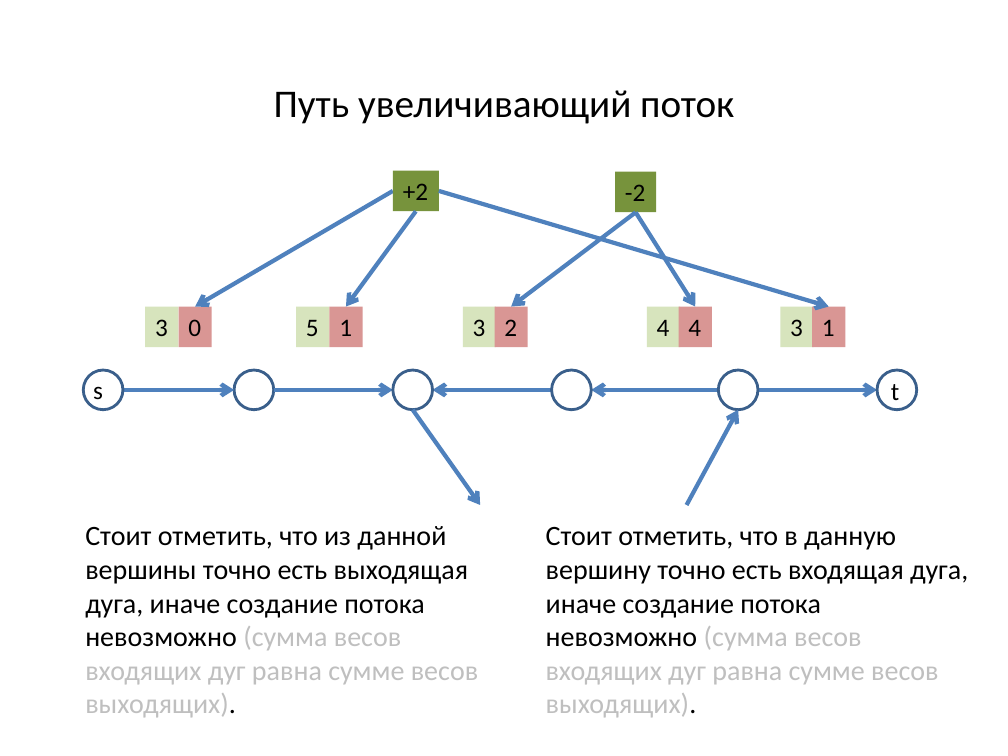
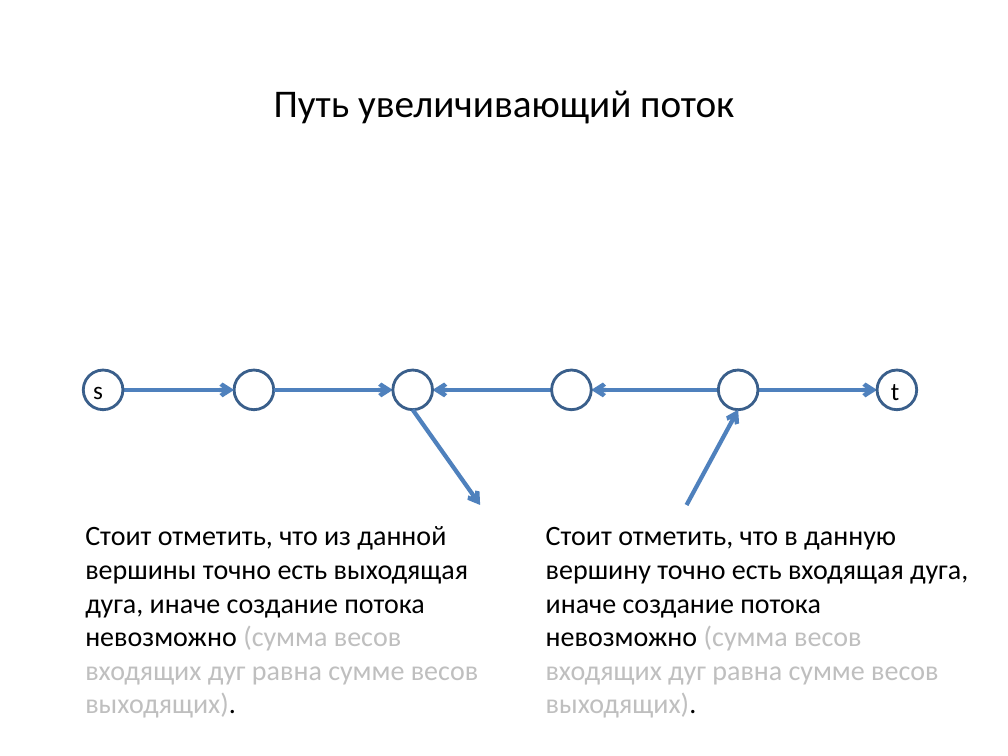
Before and after one commit to SteinbergOB/ANG, a slide deck: slide 66 of Презентации/Лекция 4.pptx (slide 58 before the commit). Drawn at 1008x756 pixels with LibreOffice and Linux fonts; fonts in the diff are those of the drawing. Boxes give left, top, right and bottom in pixels: in the first picture for what was removed or moved away, otherwise in the second. Text is boxed around its words. In the diff, an @@ line names an element or a change of style, - is before the commit and + after.

```diff
--- a/Презентации/Лекция 4.pptx
+++ b/Презентации/Лекция 4.pptx
@@ rectangle removed at [393,170,439,211] @@
-+2
@@ rectangle removed at [615,171,656,212] @@
--2
@@ arrow removed from (393, 191) to (196, 306) @@
@@ arrow removed from (438, 191) to (829, 306) @@
@@ arrow removed from (416, 212) to (346, 306) @@
@@ arrow removed from (636, 213) to (511, 306) @@
@@ arrow removed from (636, 213) to (696, 306) @@
@@ rectangle removed at [145,306,178,347] @@
-3
@@ rectangle removed at [178,306,212,347] @@
-0
@@ rectangle removed at [296,306,330,347] @@
-5
@@ rectangle removed at [330,306,363,347] @@
-1
@@ rectangle removed at [463,306,496,347] @@
-3
@@ rectangle removed at [495,306,528,347] @@
-2
@@ rectangle removed at [647,306,680,347] @@
-4
@@ rectangle removed at [678,306,712,347] @@
-4
@@ rectangle removed at [780,306,813,347] @@
-3
@@ rectangle removed at [812,306,846,347] @@
-1
```
Also in this commit, not shown: 54 other slides changed, 61 slides added, 1 slide removed.
